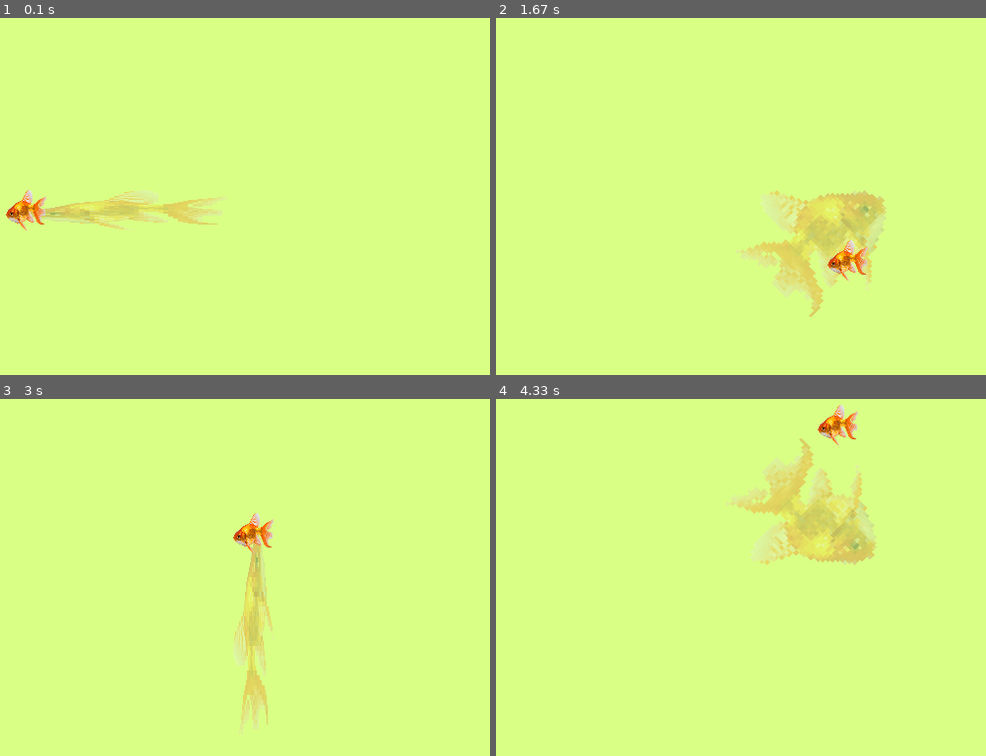
Above: before the commit, frames 1-4 (two rows, left to right).
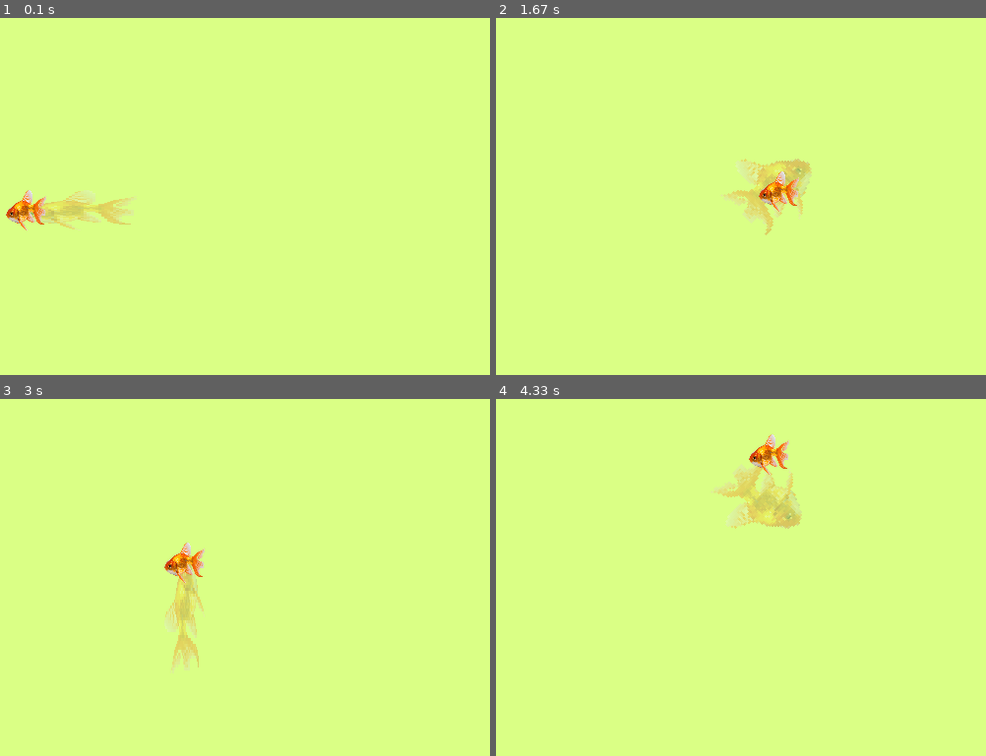
Above: after the commit, the same moments.

Repository: aurlaw0809/MazeGameOfSomeSort
Game: pygame game, started from trialpt2.py
Same seed, same stepped clock (60 frames per second), same inputs: the game is played once before the commit and once after it.
Inputs:
- Up to frame 1 (0.1 s): no input
- Up to frame 2 (1.67 s): tap Space at 0.33, 0.73, 1.03, 1.23, 1.57 s; hold D 0.67-1.13 s; tap T at 0.82 s; hold W 1.17-1.47 s; hold D from 1.5 s (still down)
- Up to frame 3 (3 s): tap Space at 1.87, 2.07, 2.37, 2.63, 2.97 s; release D at 1.97 s; hold A 2-2.53 s; tap T at 2.15 s; hold S 2.57-2.87 s; hold A from 2.9 s (still down)
- Up to frame 4 (4.33 s): tap Space at 3.27, 3.4, 3.8, 4.1 s; release A at 3.3 s; hold W 3.33-3.7 s; tap T at 3.48 s; hold D from 3.73 s (still down)

The runs differ from the first frame. In frame 1, 1.4% of the frame differs, in the area x 6-46%, y 48-60%; in frame 2, 5.7%, in the area x 46-80%, y 39-84%; in frame 3, 3.3%; in frame 4, 5.2%.

Commit message:
shadows rahh

Diff:
--- a/trialpt2.py
+++ b/trialpt2.py
@@ -18,7 +18,7 @@
 
 # Create darker shadow version
 
-shadow_length = 5
+shadow_length = 3
 
 shadow_image = player_image.copy()
 #shadow_image = pygame.image.load("circle_shaodow_maybe.png").convert_alpha()
--- /dev/null
+++ b/trialpt4.py
@@ -0,0 +1,133 @@
+import pygame
+import math
+pygame.init()
+
+#---------------------------------------------------------------------------------------------------------------------------------------------------------------
+#setup of window
+
+WIDTH, HEIGHT = 800, 800
+screen = pygame.display.set_mode((WIDTH, HEIGHT))
+
+clock = pygame.time.Clock()
+
+#---------------------------------------------------------------------------------------------------------------------------------------------------------------
+#player
+
+player_image = pygame.image.load("goldfish.png").convert_alpha()
+
+player_size = 50
+
+player_image = pygame.transform.scale(
+    player_image,
+    (player_size, player_size)
+)
+
+#---------------------------------------------------------------------------------------------------------------------------------------------------------------
+#shadow
+
+shadow_length = 5
+
+shadow_image = pygame.transform.scale(
+    player_image.copy(),
+    (player_size * shadow_length, player_size)
+)
+
+dark_surface = pygame.Surface(
+    shadow_image.get_size(),
+    pygame.SRCALPHA
+)
+
+dark_surface.fill((0, 0, 0, 180))
+
+shadow_image.blit(
+    dark_surface,
+    (0, 0),
+    special_flags=pygame.BLEND_RGBA_SUB
+)
+
+#---------------------------------------------------------------------------------------------------------------------------------------------------------------
+#main
+
+player = pygame.Rect(200, 200, player_size, player_size)
+
+speed = 5
+
+direction = 0
+rotating_clock = False
+rotating_aclock = False
+running = True
+
+while running:
+
+    for event in pygame.event.get():
+
+        if event.type == pygame.QUIT:
+            running = False
+
+        if event.type == pygame.KEYDOWN:
+
+            if event.key == pygame.K_o:
+                rotating_clock = True
+            if event.key == pygame.K_p:
+                rotating_aclock = True
+
+            if event.key == pygame.K_SPACE:
+                if direction % 45 == 0:
+
+                    move_vector = pygame.Vector2(1, 0).rotate(direction)
+                    distance = player_size * (shadow_length - 1)
+
+                    player.x += move_vector.x * distance
+                    player.y += move_vector.y * distance
+
+                    direction = (direction + 180) % 360
+
+        if event.type == pygame.KEYUP:
+
+            if event.key == pygame.K_o or event.key == pygame.K_p:
+
+                rotating_clock = False
+                rotating_aclock = False
+                direction = round(direction / 45) * 45
+                direction %= 360
+
+    keys = pygame.key.get_pressed()
+
+    if keys[pygame.K_w]:
+        player.y -= speed
+    if keys[pygame.K_s]:
+        player.y += speed
+    if keys[pygame.K_a]:
+        player.x -= speed
+    if keys[pygame.K_d]:
+        player.x += speed
+
+    if rotating_clock:
+        direction += 1
+    if rotating_aclock:
+        direction -= 1
+
+    shadow_distance = player_size * 2
+    offset = pygame.Vector2(shadow_distance, 0)
+    rotated_offset = offset.rotate(direction)
+    shadow_pos = pygame.Vector2(player.center) + rotated_offset
+    '''this bit with vector2 works by finding the vector distance that the shadow would be away
+    if it were straight and then rotating it to the actual shadow direction'''
+
+    rotated_shadow = pygame.transform.rotate(
+        shadow_image,
+        -direction
+    )
+
+    shadow_rect = rotated_shadow.get_rect(
+        center=shadow_pos
+    )
+
+    screen.fill((218, 255, 133))
+    screen.blit(rotated_shadow, shadow_rect)
+    screen.blit(player_image, player)
+
+    pygame.display.update()
+    clock.tick(60)
+
+pygame.quit()
